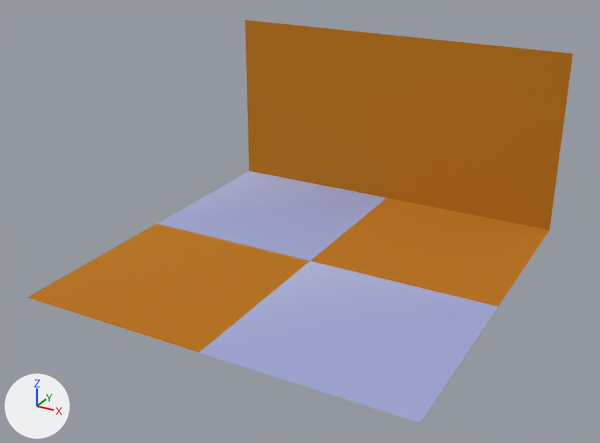
The Blender file games/cat_adventure/assets/raw/level_new.blend: old version first, new version second.
Rendered twice from a 50 mm lens placed at (9555.0, -16144.0, 7916.0), pointed at (2059.0, -2515.0, 1102.0). The lights are fixed; the arrows at lower left show +X, +Y and +Z.

In view in the first picture: 'TileA', 'TileA.001', 'TileB', 'TileB.001', 'TileB.002', 'TileB.003'.
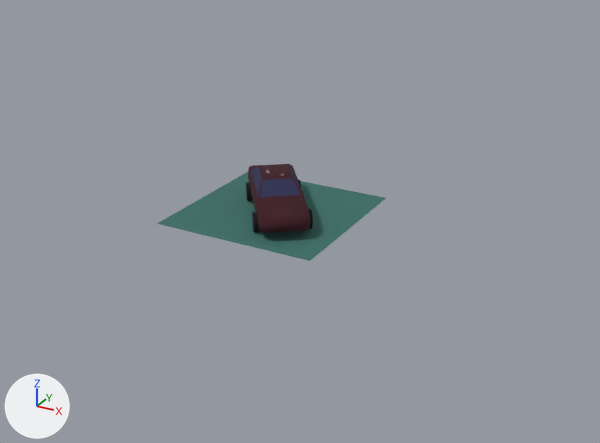
Changed parts and their boxes [x1, y1, x2, y2] in the pictures (600 x 443 px):
'TileB.003', deleted
    before: [387, 35, 573, 230]
'TileA.001', deleted
    before: [199, 261, 498, 423]
'TileB', deleted
    before: [245, 20, 394, 198]
'TileB.001', deleted
    before: [27, 224, 309, 352]
'TileB.002', deleted
    before: [311, 198, 549, 307]
'6', added
    after: [246, 164, 313, 233]
'4', added
    after: [266, 170, 284, 176]
part 1 of me_plane_002, recoloured (blue to cyan)
    before: [157, 171, 498, 423]
    after: [157, 172, 386, 261]

The change, as a diff of the scene's bpy script:
```diff
--- a/games/cat_adventure/assets/raw/level_new.blend.py
+++ b/games/cat_adventure/assets/raw/level_new.blend.py
@@ img_cato_png @@
+img_cato_png = load_image('cato.png', '_unpacked/cato.png', 128, 256, 'sRGB')
@@ mat_material_001 @@
+mat_material_001 = principled_material('Material.001')
+mat_material_001.texture = img_cato_png
@@ me_plane_002 @@
 me_plane_002.from_pydata(...)  # 4 vertices, 1 face; spans x -2048.0..2048.0, y -2048.0..2048.0, z 0.0
 # used by ob_tilea; location = (2.0, 0.0, 0.0)
+# me_plane_002 part 1: 1 face centred in x 0.0, y 0.0, z 0.0 is repainted in the vertex colours; the middle colour goes from blue #a0a7d4 to dark cyan #3a6f66
 me_plane_002.materials.append(mat_untextured)
@@ me_6 @@
+me_6.from_pydata(...)  # 266 vertices, 256 faces; spans x -1859.0..1615.0, y 0.0..949.0, z -650.0..703.0
+me_6.materials.append(mat_untextured)
@@ me_4 @@
+me_4.from_pydata(...)  # 367 vertices, 310 faces; spans x -1157.0..1159.0, y -749.0..900.0, z 13.0..4058.0
+me_4.materials.append(mat_material_001)  # picture img_cato_png
@@ ob_tileb @@
-ob_tileb = bpy.data.objects.new('TileB', me_plane_003)
-ob_tileb.location = (0.0, 2048.0, 2048.0)
-ob_tileb.rotation_euler = (1.571, 0.0, 0.0)  # degrees (90, 0, 0)
@@ ob_tileb_001 @@
-ob_tileb_001 = bpy.data.objects.new('TileB.001', me_plane_003)
-ob_tileb_001.location = (0.0, -4096.0, 0.0)
@@ ob_tileb_002 @@
-ob_tileb_002 = bpy.data.objects.new('TileB.002', me_plane_003)
-ob_tileb_002.location = (4096.0, 0.0, 0.0)
@@ ob_tilea_001 @@
-ob_tilea_001 = bpy.data.objects.new('TileA.001', me_plane_002)
-ob_tilea_001.location = (4096.0, -4096.0, 0.0)
@@ ob_tileb_003 @@
-ob_tileb_003 = bpy.data.objects.new('TileB.003', me_plane_003)
-ob_tileb_003.location = (4096.0, 2048.0, 2048.0)
-ob_tileb_003.rotation_euler = (1.571, 0.0, 0.0)  # degrees (90, 0, 0)
@@ ob_6 @@
+ob_6 = bpy.data.objects.new('6', me_6)
+ob_6.location = (0.0, 0.0, 0.0)
+ob_6.rotation_euler = (1.571, 0.0, -4.073)  # degrees (90, 0, -233)
@@ ob_4 @@
+ob_4 = bpy.data.objects.new('4', me_4)
+ob_4.location = (0.0, 0.0, 0.0)
+ob_4.scale = (0.25, 0.25, 0.25)
```
